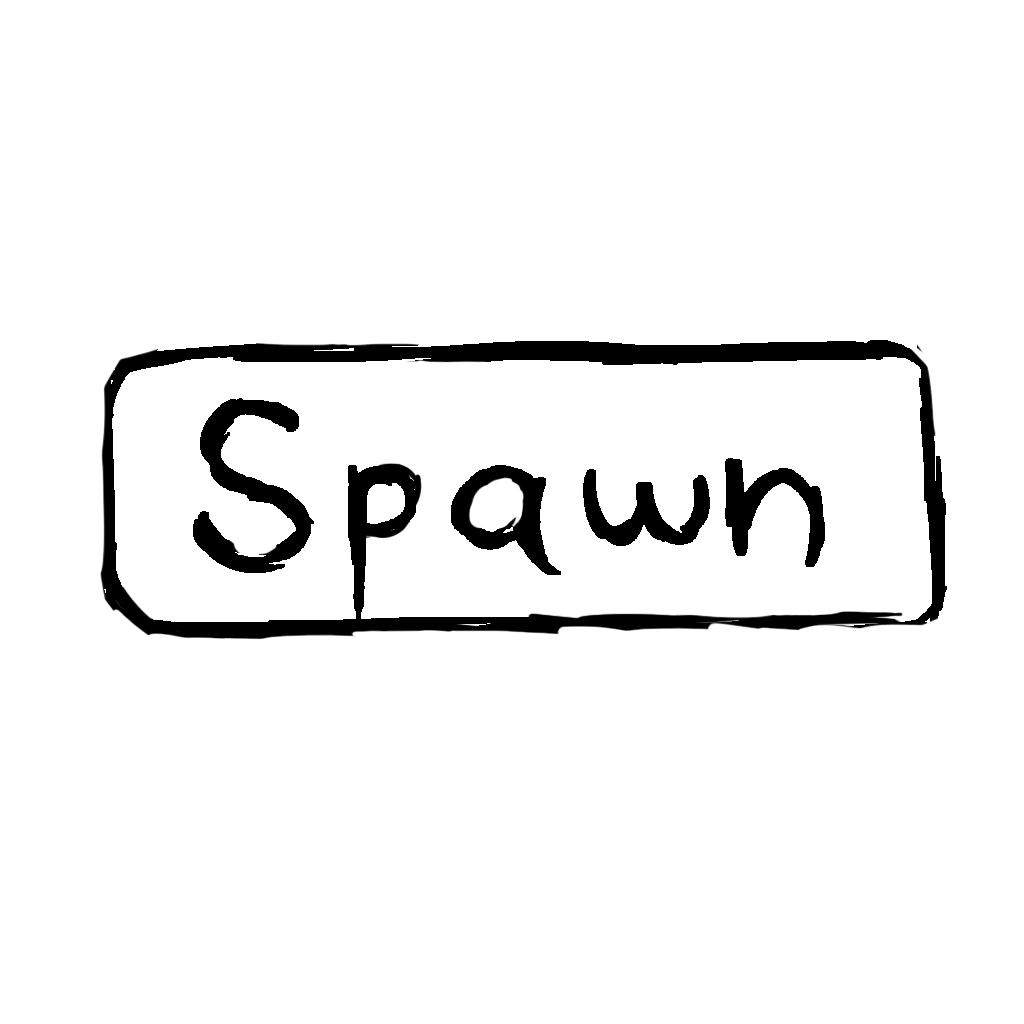
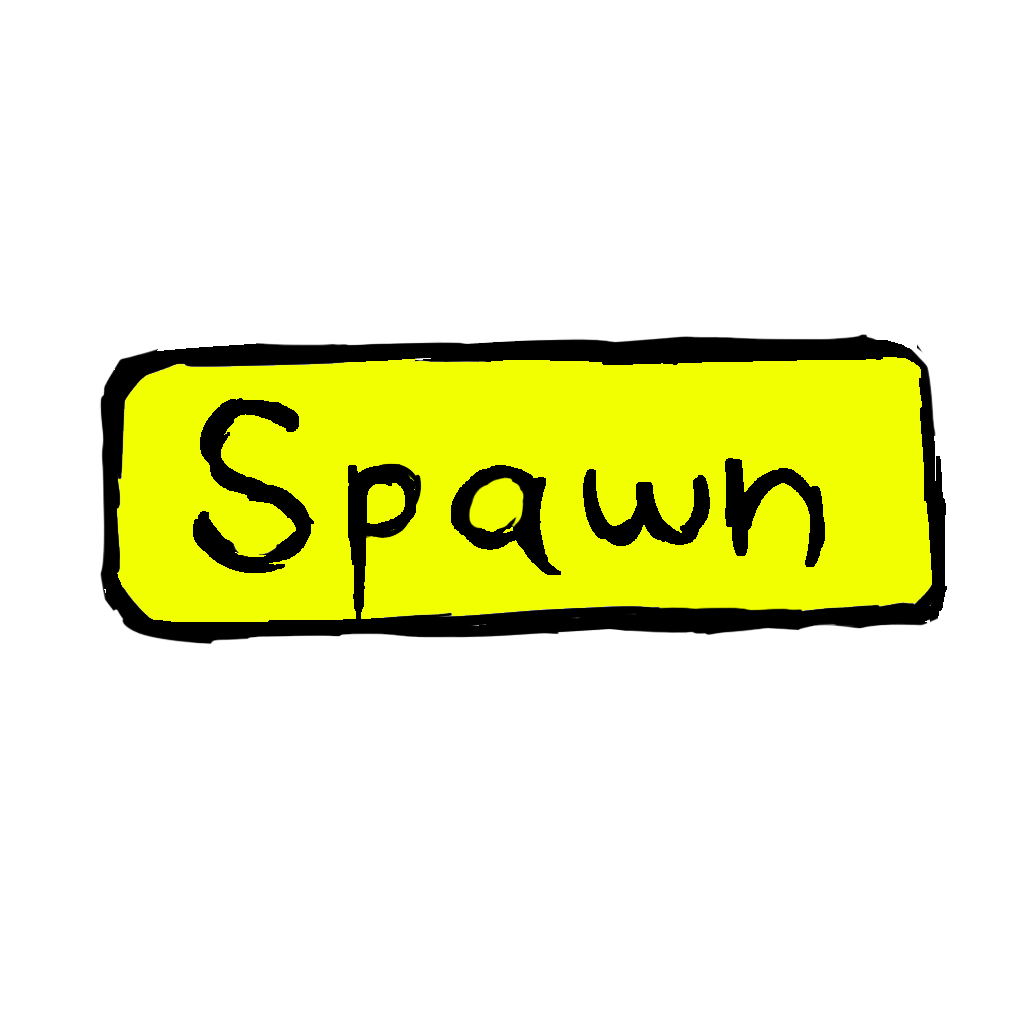
Layered file, before and after one edit (1024 × 1024). Changes by layer:
renamed "Layer 2" to "Layer 3", painted on it over [99, 334, 932, 645]
hid "Background" over [99, 334, 932, 645]
